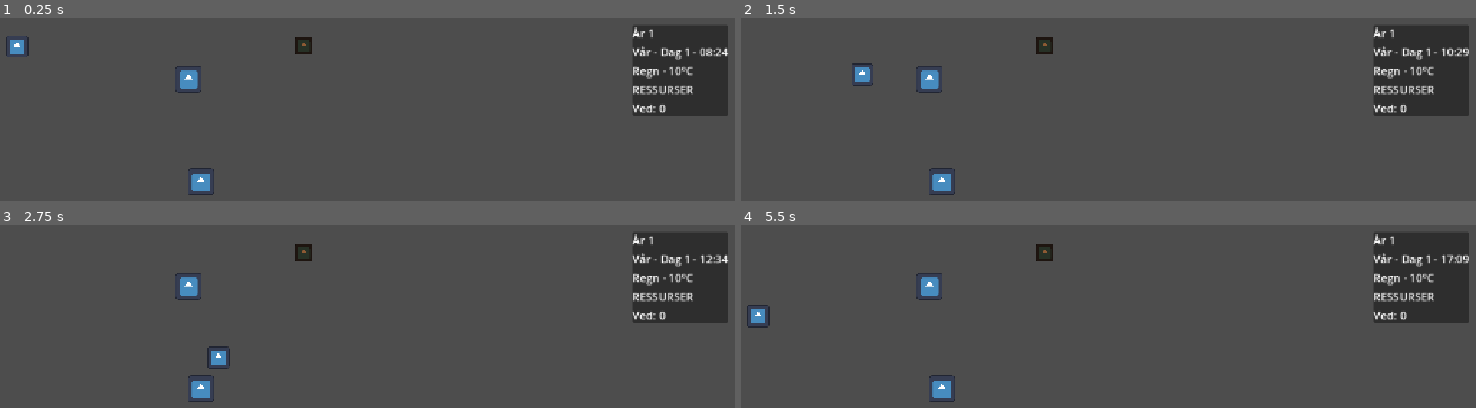
Above: before the commit, frames 1-4 (two rows, left to right).
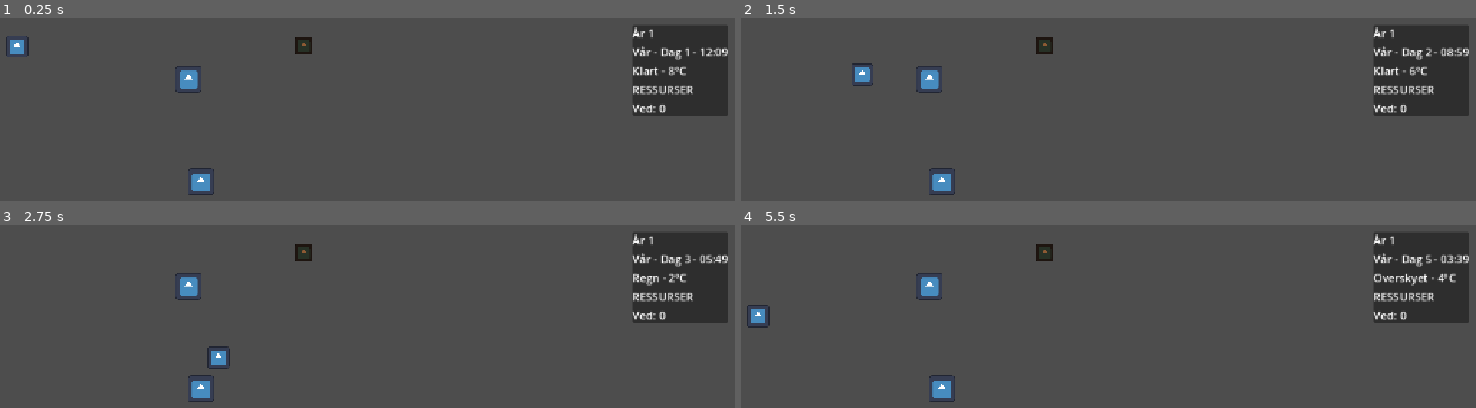
Above: after the commit, the same moments.

Repository: JayPeeJP/Nordgard
Game: Godot game, scene res://scenes/world/farm.tscn
Two runs of this game, one before a commit and one after it. Both use one fixed random seed, a clock stepped at 60 frames per second and the inputs below. The project has no main scene, so this scene is started directly. The engine's default icon, where the game draws it, is replaced by a stand-in: a white triangle on a blue panel in a dark square.
Inputs:
- Up to frame 1 (0.25 s): no input
- Up to frame 2 (1.5 s): hold D (move_right) 0.53-1.28 s; hold E (interact) 0.53-1.28 s; hold S (move_down) from 1.28 s (still down); tap E (interact) at 1.35 s
- Up to frame 3 (2.75 s): release S (move_down) at 2.03 s; hold D (move_right) from 2.03 s (still down); hold E (interact) from 2.03 s (still down)
- Up to frame 4 (5.5 s): release D (move_right) at 2.78 s; release E (interact) at 2.78 s; hold W (move_up) 2.78-3.53 s; tap E (interact) at 2.85, 4.35 s; hold E (interact) 3.53-4.28 s; hold A (move_left) 3.53-5.03 s; hold S (move_down) from 5.03 s (still down); hold E (interact) from 5.03 s (still down)

The runs differ from the first frame. In frame 1, 0.3% of the frame differs, in the area x 86-100%, y 15-34%; in frame 2, 0.3%; in frame 3, 0.3%; in frame 4, 0.5%, in the area x 86-98%, y 15-34%.

Commit message:
feat: add crop stress and weather periods

Diff:
--- a/autoload/game_time.gd
+++ b/autoload/game_time.gd
@@ -5,8 +5,8 @@
 signal season_changed(season: String)
 signal year_changed(year: int)
 
-@export var real_seconds_per_game_minute: float = 0.01
-@export var days_per_season: int = 2
+@export var real_seconds_per_game_minute: float = 0.001
+@export var days_per_season: int = 28
 
 var day: int = 1
 var hour: int = 8
--- a/autoload/weather.gd
+++ b/autoload/weather.gd
@@ -4,42 +4,110 @@
 
 var current_weather: String = "Klart"
 var current_temperature: float = 10.0
+var target_temperature: float = 10.0
+var weather_days_remaining: int = 0
 
 
 func _ready() -> void:
 	GameTime.day_changed.connect(_on_day_changed)
-	generate_daily_weather()
+	generate_new_weather_period()
 
 
 func _on_day_changed(_day: int) -> void:
-	generate_daily_weather()
+	weather_days_remaining -= 1
 
+	if weather_days_remaining <= 0:
+		generate_new_weather_period()
+	else:
+		update_temperature()
 
-func generate_daily_weather() -> void:
+		print(
+			"Weather continues: ",
+			current_weather,
+			" | Temperature: ",
+			current_temperature,
+			"°C | Days remaining: ",
+			weather_days_remaining
+		)
+
+		weather_changed.emit(
+			current_weather,
+			current_temperature
+		)
+
+func generate_temperature_target() -> void:
+	var season := GameTime.get_season()
+	var day_of_season := GameTime.get_day_of_season()
+
+	var progress := float(day_of_season - 1) / float(GameTime.days_per_season - 1)
+
+	match season:
+		"Vår":
+			var min_temp := lerpf(-5.0, 5.0, progress)
+			var max_temp := lerpf(10.0, 20.0, progress)
+
+			target_temperature = randf_range(min_temp, max_temp)
+
+		"Sommer":
+			var summer_peak := sin(progress * PI)
+
+			var min_temp := 10.0 + summer_peak * 4.0
+			var max_temp := 22.0 + summer_peak * 8.0
+
+			target_temperature = randf_range(min_temp, max_temp)
+
+		"Høst":
+			var min_temp := lerpf(7.0, -7.0, progress)
+			var max_temp := lerpf(20.0, 7.0, progress)
+
+			target_temperature = randf_range(min_temp, max_temp)
+
+		"Vinter":
+			var winter_peak := sin(progress * PI)
+
+			var min_temp := -10.0 - winter_peak * 12.0
+			var max_temp := 4.0 - winter_peak * 6.0
+
+			target_temperature = randf_range(min_temp, max_temp)
+
+func generate_new_weather_period() -> void:
 	var season := GameTime.get_season()
 
 	match season:
 		"Vår":
 			generate_spring_weather()
+
 		"Sommer":
 			generate_summer_weather()
+
 		"Høst":
 			generate_autumn_weather()
+
 		"Vinter":
 			generate_winter_weather()
+
+	generate_temperature_target()
+	update_temperature()
+
+	weather_days_remaining = get_weather_duration()
+
 	print(
-		"Weather: ",
+		"New weather period: ",
 		current_weather,
 		" | Temperature: ",
 		current_temperature,
-		"°C"
+		"°C | Duration: ",
+		weather_days_remaining,
+		" days"
 	)
-	weather_changed.emit(current_weather, current_temperature)
+
+	weather_changed.emit(
+		current_weather,
+		current_temperature
+	)
 
 
 func generate_spring_weather() -> void:
-	current_temperature = randf_range(2.0, 28.0)
-
 	var roll := randf()
 
 	if roll < 0.45:
@@ -51,8 +119,6 @@
 
 
 func generate_summer_weather() -> void:
-	current_temperature = randf_range(5.0, 35.0)
-
 	var roll := randf()
 
 	if roll < 0.55:
@@ -64,8 +130,6 @@
 
 
 func generate_autumn_weather() -> void:
-	current_temperature = randf_range(-2.0, 14.0)
-
 	var roll := randf()
 
 	if roll < 0.25:
@@ -79,8 +143,6 @@
 
 
 func generate_winter_weather() -> void:
-	current_temperature = randf_range(-18.0, 4.0)
-
 	var roll := randf()
 
 	if roll < 0.25:
@@ -91,3 +153,35 @@
 		current_weather = "Overskyet"
 	else:
 		current_weather = "Snøstorm"
+
+func get_weather_duration() -> int:
+	match current_weather:
+		"Klart":
+			return randi_range(2, 5)
+
+		"Regn":
+			return randi_range(1, 3)
+
+		"Overskyet":
+			return randi_range(1, 3)
+
+		"Storm":
+			return randi_range(1, 2)
+
+		"Snø":
+			return randi_range(1, 4)
+
+		"Snøstorm":
+			return randi_range(1, 2)
+
+	return 1
+
+func update_temperature() -> void:
+	var difference := target_temperature - current_temperature
+
+	var change := difference * 0.45
+	change += randf_range(-2.0, 2.0)
+
+	change = clampf(change, -7.0, 7.0)
+
+	current_temperature += change
--- a/scripts/objects/potato_plot.gd
+++ b/scripts/objects/potato_plot.gd
@@ -20,7 +20,9 @@
 var state: State = State.EMPTY
 var planted_day: int = 0
 var crop_health: float = 100.0
-
+var soil_moisture: float = 70.0
+var dry_stress_days: int = 0
+var wet_stress_days: int = 0
 
 func _ready() -> void:
 	Weather.weather_changed.connect(_on_weather_changed)
@@ -60,10 +62,13 @@
 
 
 func _on_weather_changed(_weather: String, _temperature: float) -> void:
+	update_soil_moisture()
+
 	if state == State.EMPTY or state == State.ROTTEN or state == State.DEAD:
 		return
 
 	apply_weather_effects()
+	apply_moisture_effects()
 
 	if crop_health <= 0:
 		crop_health = 0
@@ -99,6 +104,65 @@
 			" helse."
 		)
 
+func apply_moisture_effects() -> void:
+	if soil_moisture < 35.0:
+		dry_stress_days += 1
+		wet_stress_days = 0
+
+	elif soil_moisture > 85.0:
+		wet_stress_days += 1
+		dry_stress_days = 0
+
+	else:
+		dry_stress_days = 0
+		wet_stress_days = 0
+
+	apply_dry_stress()
+	apply_wet_stress()
+
+func apply_dry_stress() -> void:
+	if dry_stress_days < 2:
+		return
+
+	var damage: float = 0.0
+
+	if soil_moisture <= 10.0:
+		damage = 20.0
+	elif soil_moisture <= 20.0:
+		damage = 10.0
+	elif soil_moisture < 35.0:
+		damage = 5.0
+
+	if damage > 0:
+		crop_health -= damage
+
+		print(
+			"Tørke skadet potetavlingen med ",
+			damage,
+			" helse. Tørre dager: ",
+			dry_stress_days
+		)
+
+func apply_wet_stress() -> void:
+	if wet_stress_days < 3:
+		return
+
+	var damage: float = 0.0
+
+	if soil_moisture >= 95.0:
+		damage = 10.0
+	elif soil_moisture > 85.0:
+		damage = 5.0
+
+	if damage > 0:
+		crop_health -= damage
+
+		print(
+			"For våt jord skadet potetavlingen med ",
+			damage,
+			" helse. Våte dager: ",
+			wet_stress_days
+		)
 
 func update_growth_stage() -> void:
 	var age := get_crop_age()
@@ -121,6 +185,41 @@
 	else:
 		state = State.PLANTED
 
+func update_soil_moisture() -> void:
+	var temperature := Weather.current_temperature
+	var weather := Weather.current_weather
+
+	var moisture_change: float = -5.0
+
+	if temperature > 25.0:
+		moisture_change -= 5.0
+	elif temperature > 20.0:
+		moisture_change -= 2.0
+
+	match weather:
+		"Regn":
+			moisture_change += 25.0
+
+		"Storm":
+			moisture_change += 35.0
+
+		"Snø":
+			moisture_change += 5.0
+
+		"Snøstorm":
+			moisture_change += 10.0
+
+	print("Endring i jord: ", moisture_change)
+
+	soil_moisture += moisture_change
+	soil_moisture = clampf(soil_moisture, 0.0, 100.0)
+
+	print(
+		"Jordfuktighet: ",
+		roundi(soil_moisture),
+		"%"
+	)
+
 
 func harvest() -> void:
 	var amount := calculate_harvest()
@@ -137,11 +236,6 @@
 	)
 
 	reset_plot()
-
-func clear_rotten_crop() -> void:
-	print("Den råtne potetavlingen ble fjernet.")
-	reset_plot()
-
 
 func calculate_harvest() -> int:
 	var amount: int
@@ -170,11 +264,17 @@
 	print("Død potetavling fjernet.")
 	reset_plot()
 
+func clear_rotten_crop() -> void:
+	print("Råtten potetavling fjernet.")
+	reset_plot()
+
 
 func reset_plot() -> void:
 	state = State.EMPTY
 	planted_day = 0
 	crop_health = 100.0
+	dry_stress_days = 0
+	wet_stress_days = 0
 	update_visual()
 
 
@@ -191,7 +291,13 @@
 		get_crop_age(),
 		" dager | Helse: ",
 		roundi(crop_health),
-		"% | Stadie: ",
+		"% | Jord: ",
+		roundi(soil_moisture),
+		"% | Tørkestress: ",
+		dry_stress_days,
+		" | Vått stress: ",
+		wet_stress_days,
+		" | Stadie: ",
 		State.keys()[state]
 	)
 
@@ -216,5 +322,11 @@
 		State.READY:
 			modulate = Color(0.85, 0.75, 0.25)
 
+		State.OVERRIPE:
+			modulate = Color(0.65, 0.50, 0.15)
+
+		State.ROTTEN:
+			modulate = Color(0.20, 0.15, 0.10)
+
 		State.DEAD:
 			modulate = Color(0.25, 0.20, 0.15)
